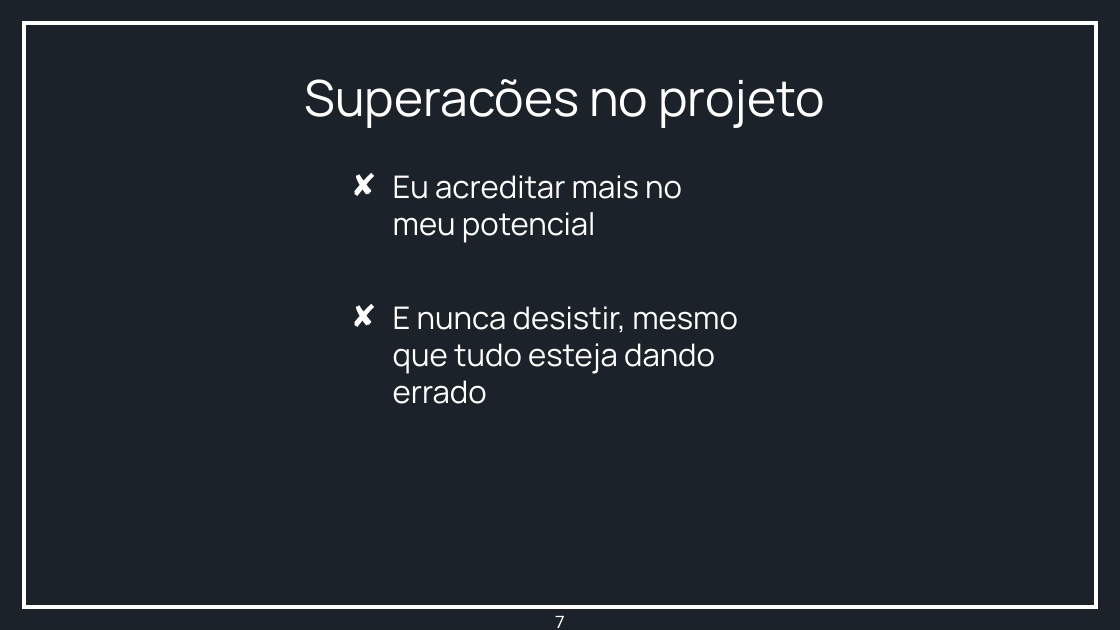
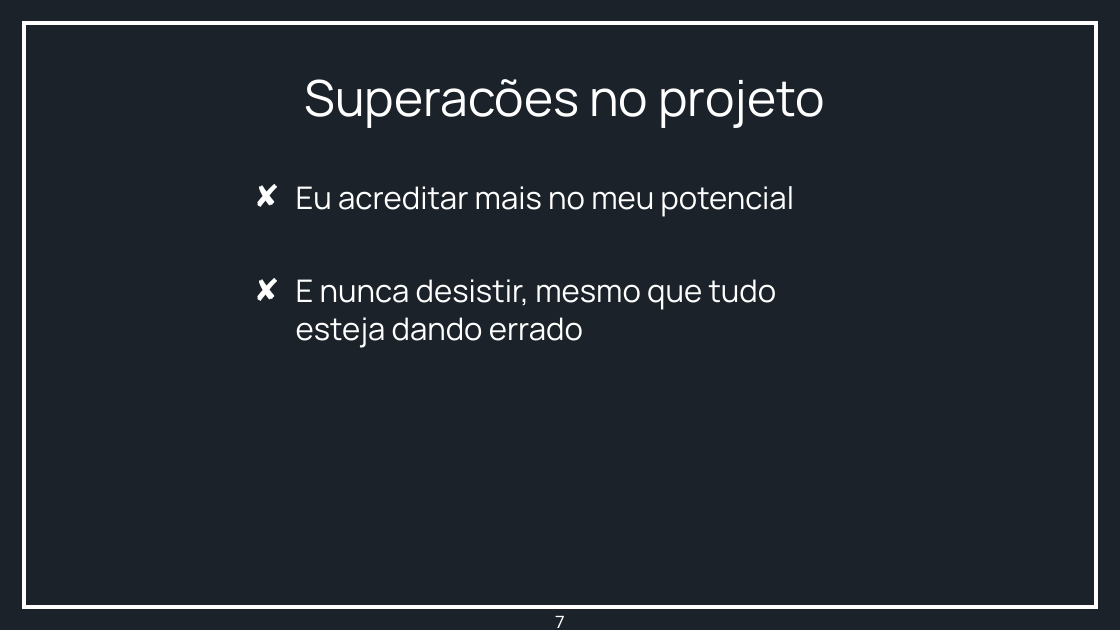
Before and after one commit to EnzoFBS/Projeto-EkMusic, a slide deck: slide 7 of Documentação - Roteiro/Apresentação.pptx. Drawn at 1120x630 pixels with LibreOffice and Linux fonts; fonts in the diff are those of the drawing; background and template pictures are left out; a plain dark background stands for a picture behind light text. Boxes give left, top, right and bottom in pixels: in the first picture for what was removed or moved away, otherwise in the second. Text is boxed around its words. In the diff, an @@ line names an element or a change of style, - is before the commit and + after.

```diff
--- a/Documentação - Roteiro/Apresentação.pptx
+++ b/Documentação - Roteiro/Apresentação.pptx
@@ text "Eu acreditar mais no meu ..." rewrapped from [393, 175, 738, 404] to [296, 186, 794, 348] @@
```
Also in this commit, not shown: 4 other slides changed, 1 slide removed, 1 other file.
